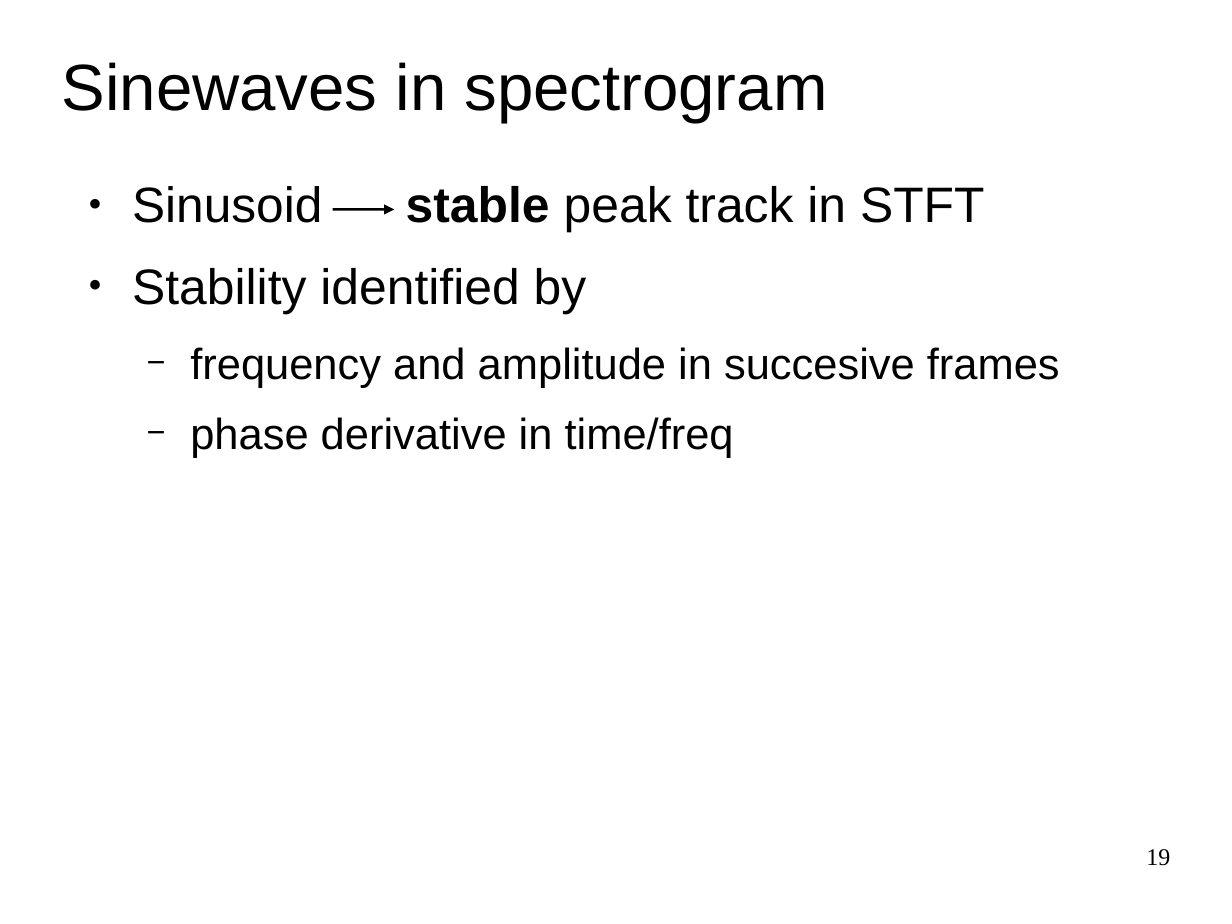
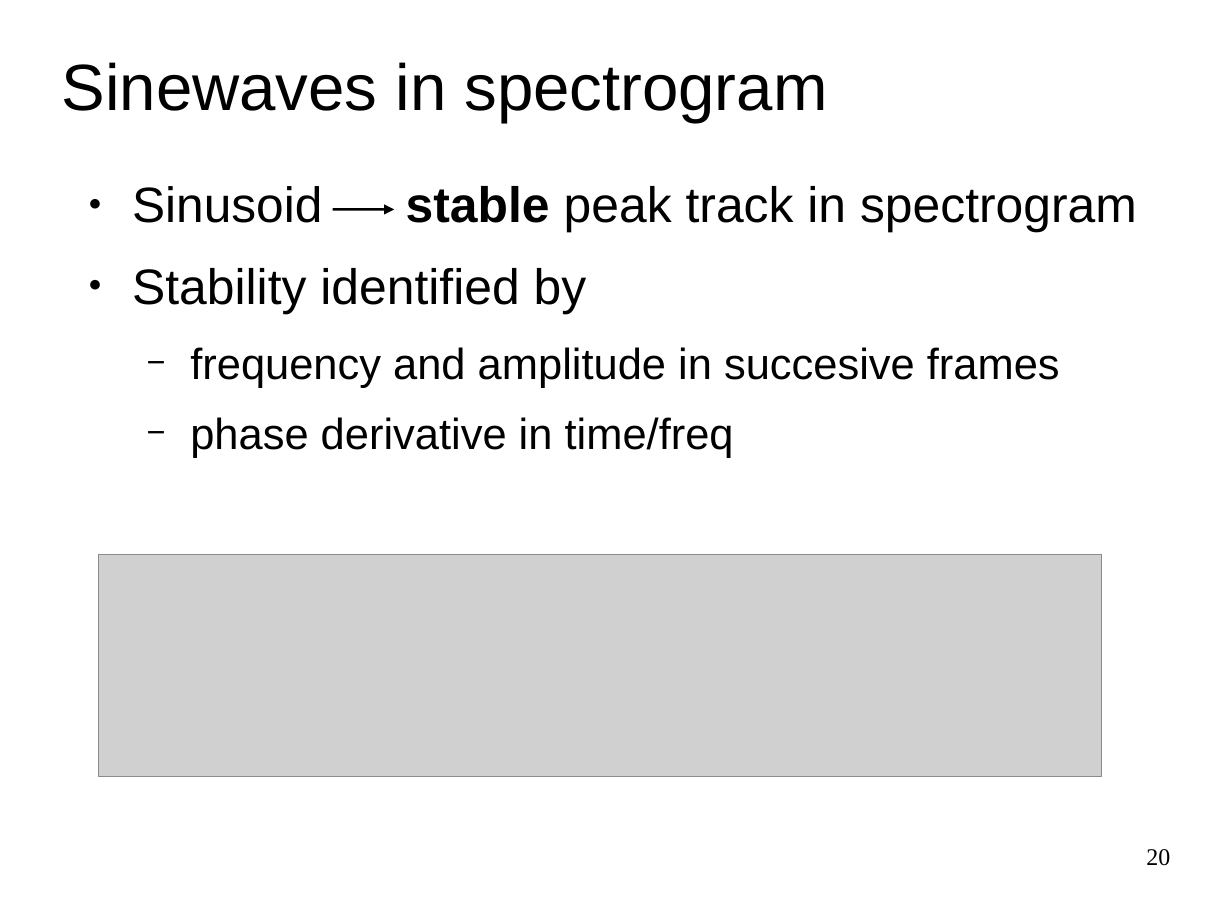
Before and after one commit to MTG/sms-tools, a slide deck: slide 20 of lectures/5-Sinusoidal-model/Sinusoidal-Model-1.odp (slide 19 before the commit). Drawn at 1232x924 pixels with LibreOffice and Linux fonts; fonts in the diff are those of the drawing; grey boxes stand for pictures. Boxes give left, top, right and bottom in pixels: in the first picture for what was removed or moved away, otherwise in the second. Text is boxed around its words. In the diff, an @@ line names an element or a change of style, - is before the commit and + after.

Commit message:
changes to lecture 5 and 6

```diff
--- a/lectures/5-Sinusoidal-model/Sinusoidal-Model-1.odp
+++ b/lectures/5-Sinusoidal-model/Sinusoidal-Model-1.odp
@@ text at (x1=406, y1=186, x2=1137, y2=232): text changed @@
-● Sinusoid stable peak track in STFT
+● Sinusoid stable peak track in spectrogram
@@ picture added at (x1=99, y1=554, x2=1101, y2=776) @@
@@ page number at (x1=1146, y1=849, x2=1170, y2=866): text changed @@
-19
+20
```
Also in this commit, not shown: 3 slides added, 2 slides removed, 35 other files.
